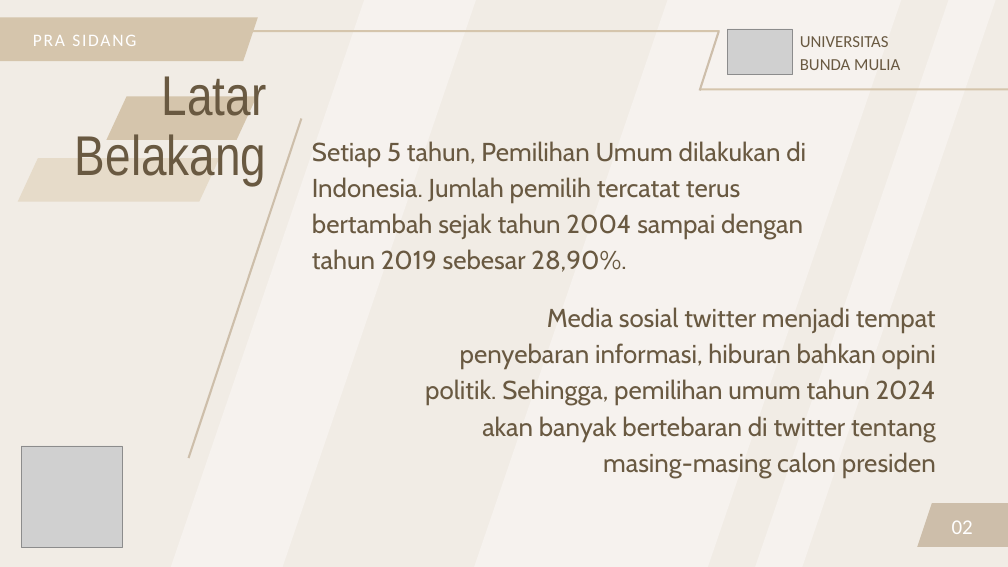
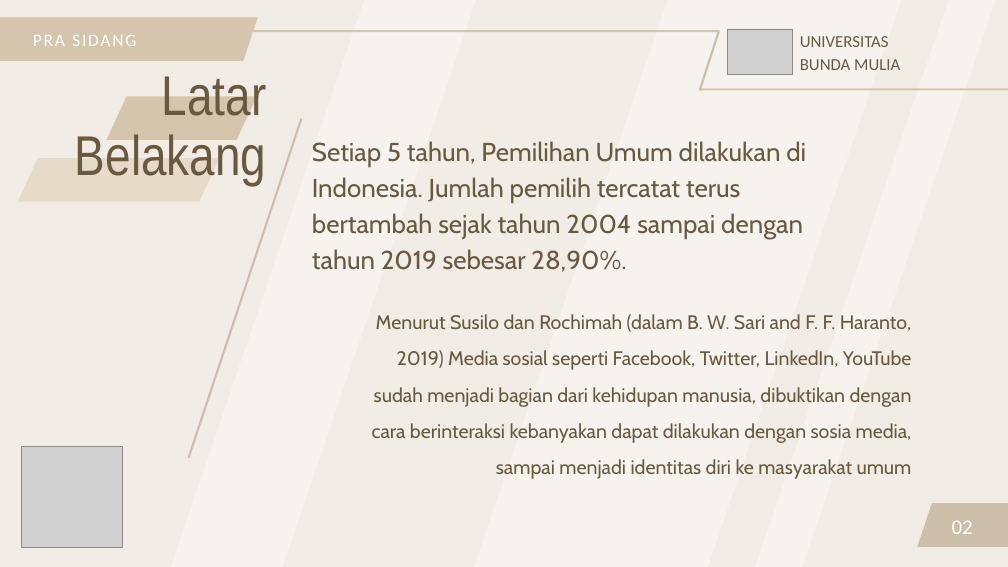
Before and after one commit to FnsAja/Skripsi, a slide deck: slide 2 of Prasidang Michael Alfonso V2.pptx. Drawn at 1008x567 pixels with LibreOffice and Linux fonts; fonts in the diff are those of the drawing; grey boxes stand for pictures. Boxes give left, top, right and bottom in pixels: in the first picture for what was removed or moved away, otherwise in the second. Text is boxed around its words. In the diff, an @@ line names an element or a change of style, - is before the commit and + after.

```diff
--- a/Prasidang Michael Alfonso V2.pptx
+++ b/Prasidang Michael Alfonso V2.pptx
@@ text added at [372, 314, 912, 479], 28 pt, text #695941 @@
+Menurut Susilo dan Rochimah (dalam B. W. Sari and F. F. Haranto, 2019) Media sosial seperti Facebook, Twitter, LinkedIn, YouTube sudah menjadi bagian dari kehidupan manusia, dibuktikan dengan cara berinteraksi kebanyakan dapat dilakukan dengan sosia media, sampai menjadi identitas diri ke masyarakat umum
@@ text removed at [425, 307, 936, 478] @@
-Media sosial twitter menjadi tempat penyebaran informasi, hiburan bahkan opini politik. Sehingga, pemilihan umum tahun 2024 akan banyak bertebaran di twitter tentang masing-masing calon presiden
```
Also in this commit, not shown: 3 other slides changed, 5 other files.
